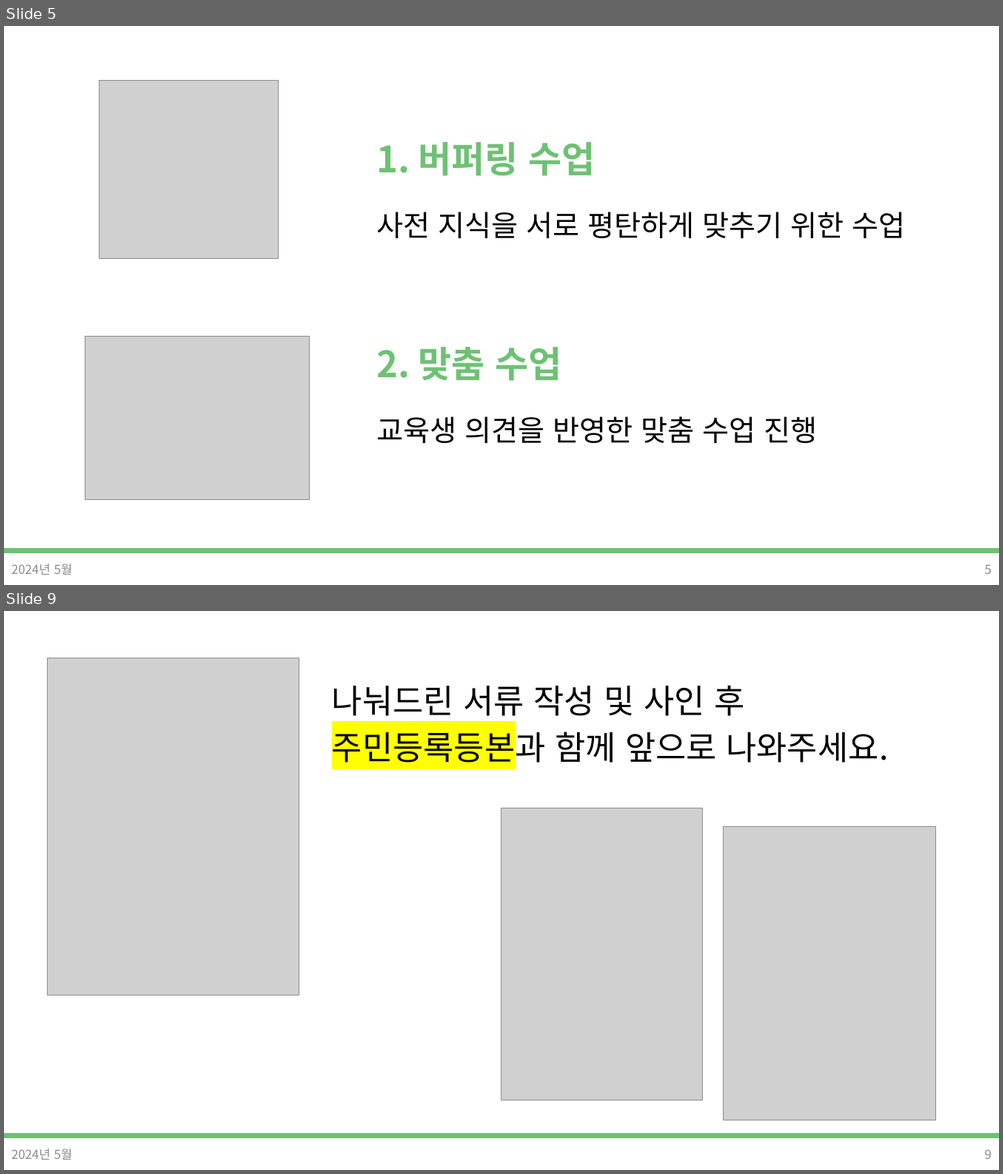
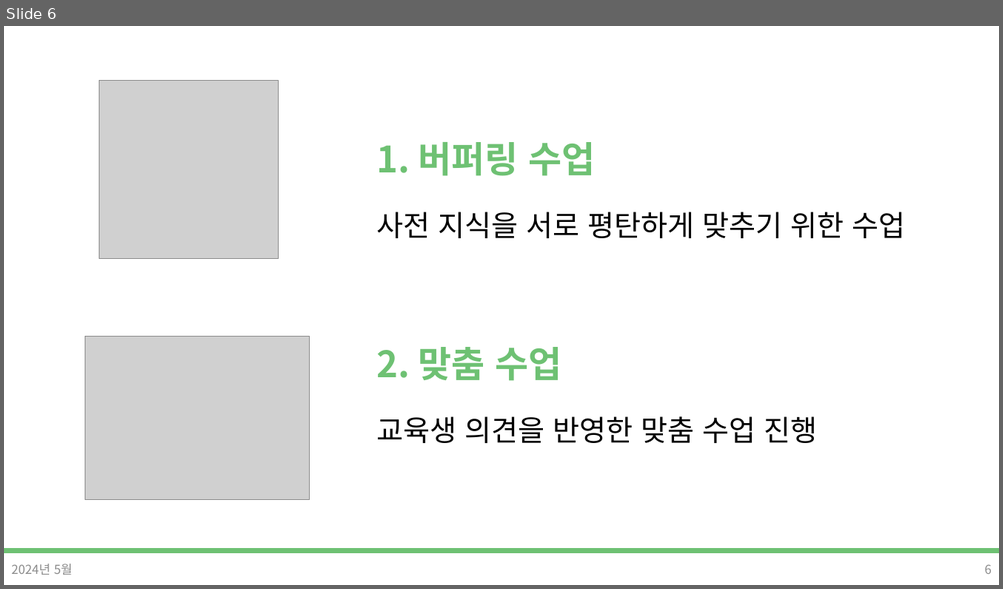
Before and after one commit to DevDamon0527/SeSAC_Yeongdeungpo_Campus_6th, a slide deck: material/[SeSAC_YDP_6] 01_ot,git.pptx. Shown one above the other, each under a label of ours: slides 5 and 9 before the commit, slide 6 after it; the slides between them are not shown. The pictures are 1003x1174 and 1003x589 pixels, drawn with LibreOffice and Linux fonts; fonts in the diff are those of the drawing; grey boxes stand for pictures; background and template pictures are left out. Boxes give left, top, right and bottom in pixels: in the first picture for what was removed or moved away, otherwise in the second. Text is boxed around its words. In the diff, an @@ line names an element or a change of style, - is before the commit and + after.

```diff
--- a/material/[SeSAC_YDP_6] 01_ot,git.pptx
+++ b/material/[SeSAC_YDP_6] 01_ot,git.pptx
@@ slide 9 removed at <box>4,611,999,1170</box>, background #FFFFFF; not listed: 1 template element that a slide beside it also shows @@
@@ picture removed at <box>47,658,299,995</box> @@
@@ text removed at <box>332,685,888,768</box> @@
-나눠드린 서류 작성 및 사인 후
-주민등록등본과 함께 앞으로 나와주세요.
@@ picture removed at <box>502,809,703,1101</box> @@
@@ picture removed at <box>723,826,935,1121</box> @@
@@ text removed at <box>11,1149,73,1160</box> @@
-2024년 5월
@@ page number removed at <box>984,1150,991,1159</box> @@
-9
@@ what was slide 5 is now slide 6 @@
@@ page number at <box>984,565,991,574</box>: text changed @@
-5
+6
```
Also in this commit, not shown: 13 slides changed, 1 slide added, 3 other slides removed.
